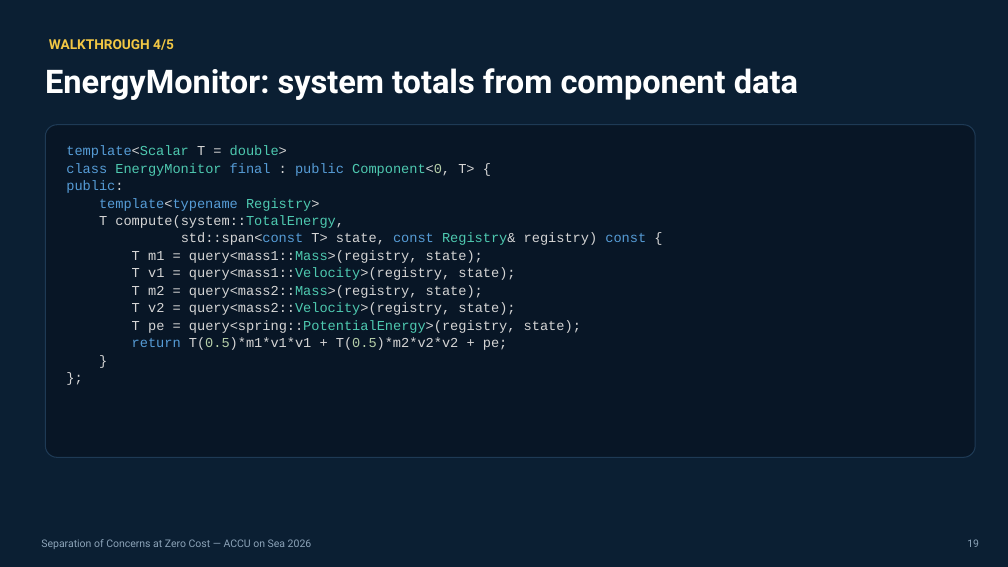
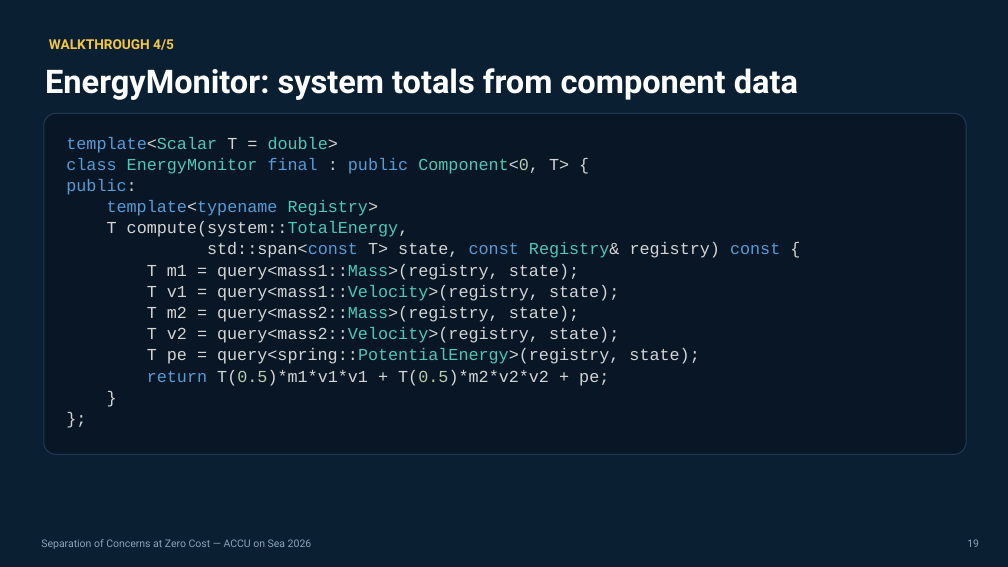
Before and after one commit to jedrzejmichalczyk/accu-on-sea-2026-modular-physics, a slide deck: slide 19 of slides/ACCU-Separation-of-Concerns-at-Zero-Cost.pptx. Drawn at 1008x567 pixels with LibreOffice and Linux fonts; fonts in the diff are those of the drawing. Boxes give left, top, right and bottom in pixels: in the first picture for what was removed or moved away, otherwise in the second. Text is boxed around its words. In the diff, an @@ line names an element or a change of style, - is before the commit and + after.

```diff
--- a/slides/ACCU-Separation-of-Concerns-at-Zero-Cost.pptx
+++ b/slides/ACCU-Separation-of-Concerns-at-Zero-Cost.pptx
@@ rounded rectangle: place and size @@
-rounded rectangle at [45, 125, 975, 457]
+rounded rectangle at [44, 113, 966, 454]
@@ text "template<Scalar T = double>": place and size @@
-text "template<Scalar T = double>" at [66, 145, 646, 350]
+text "template<Scalar T = double>" at [66, 137, 780, 386]
@@ text "template<Scalar T = double>" at [66, 137, 780, 386]: size 13 to 16 pt @@
```
Also in this commit, not shown: 10 other slides changed, 3 other files.
